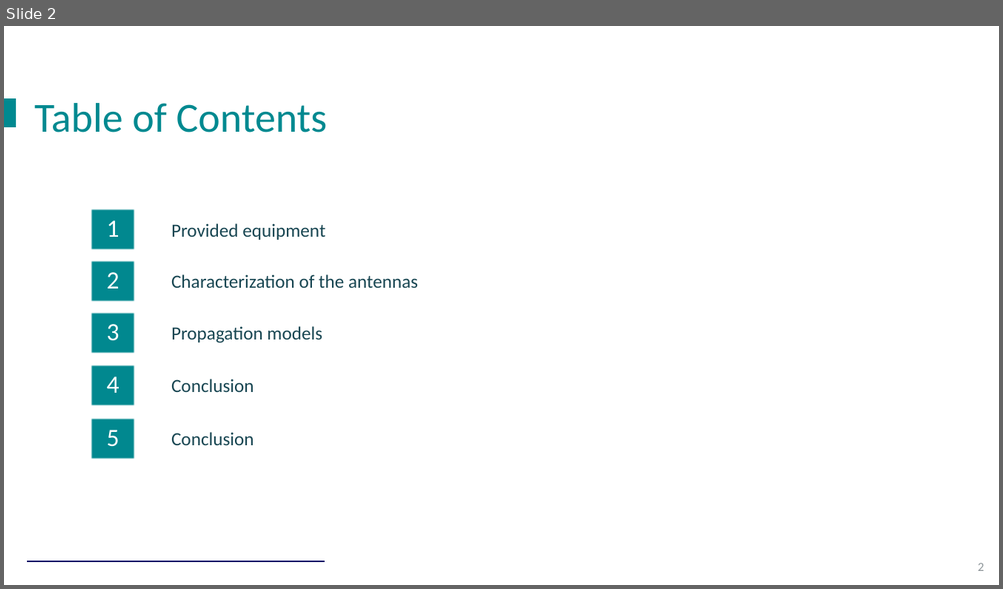
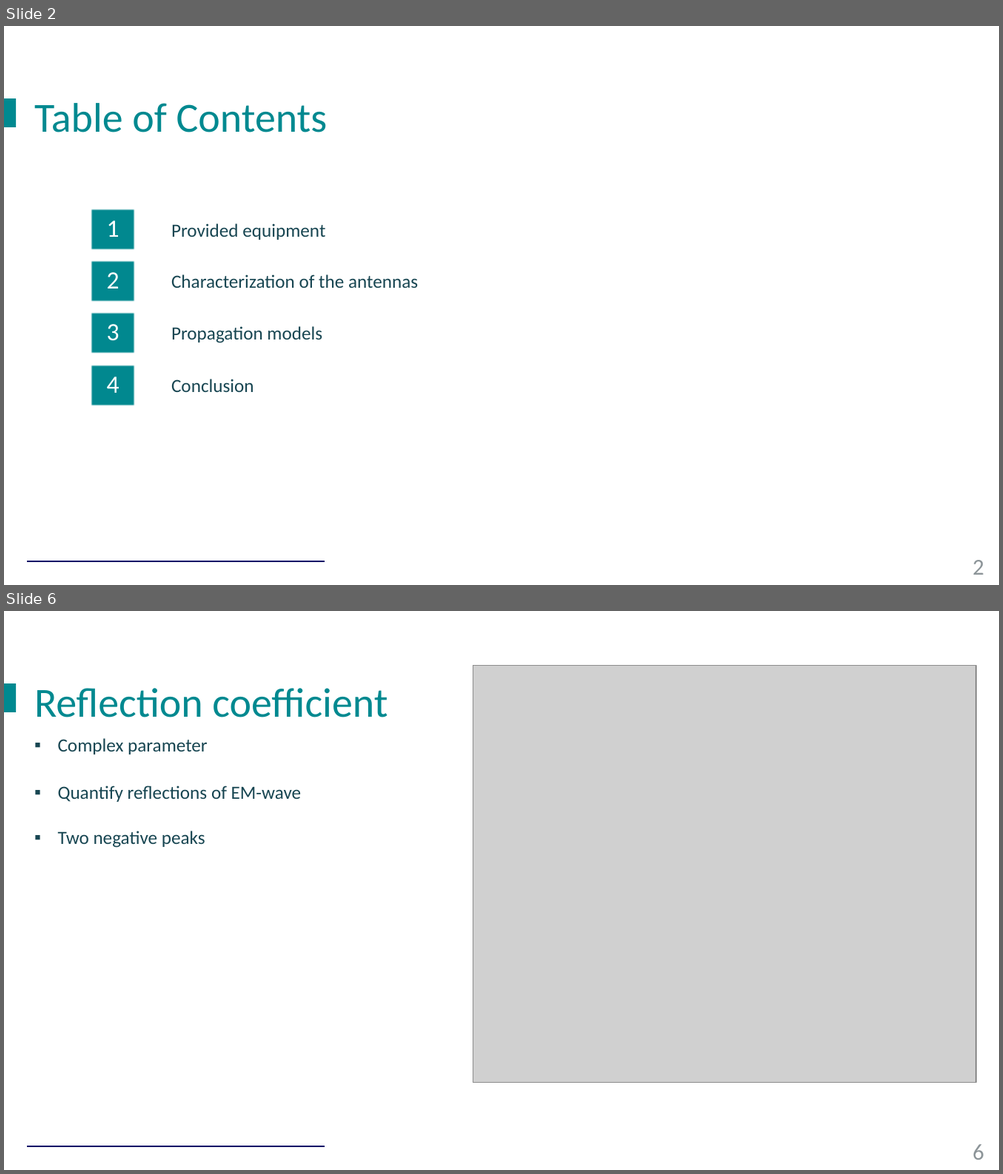
Before and after one commit to Tyr4n1x/Project_Antenna, a slide deck: Presentation.pptx. Shown one above the other, each under a label of ours: slide 2 before the commit, slides 2 and 6 after it; the slides between them are not shown. The pictures are 1003x589 and 1003x1174 pixels, drawn with LibreOffice and Linux fonts; fonts in the diff are those of the drawing; grey boxes stand for pictures; background and template pictures are left out. Boxes give left, top, right and bottom in pixels: in the first picture for what was removed or moved away, otherwise in the second. Text is boxed around its words. In the diff, an @@ line names an element or a change of style, - is before the commit and + after.

Commit message:
added presentation and pictures of setup

```diff
--- a/Presentation.pptx
+++ b/Presentation.pptx
@@ slide 6 added at bbox=[4, 611, 999, 1170], background picture (left out); not listed: 3 template elements that a slide beside it also shows @@
@@ picture added at bbox=[473, 665, 976, 1082] @@
@@ text added at bbox=[34, 688, 387, 718], 40 pt, text #008990 @@
+Reflection coefficient
@@ text added at bbox=[58, 738, 301, 848], 18 pt, text #184652 @@
+▪ Complex parameter
+▪ Quantify reflections of EM-wave
+▪ Two negative peaks
@@ slide 2 changed as well @@
@@ text removed at bbox=[91, 418, 134, 460] @@
-5
@@ text removed at bbox=[171, 432, 254, 446] @@
-Conclusion
@@ page number at bbox=[972, 560, 984, 575]: size 12 to 22 pt @@
```
Also in this commit, not shown: 1 other slide changed, 20 other slides added, 1 slide removed, 11 other files.
